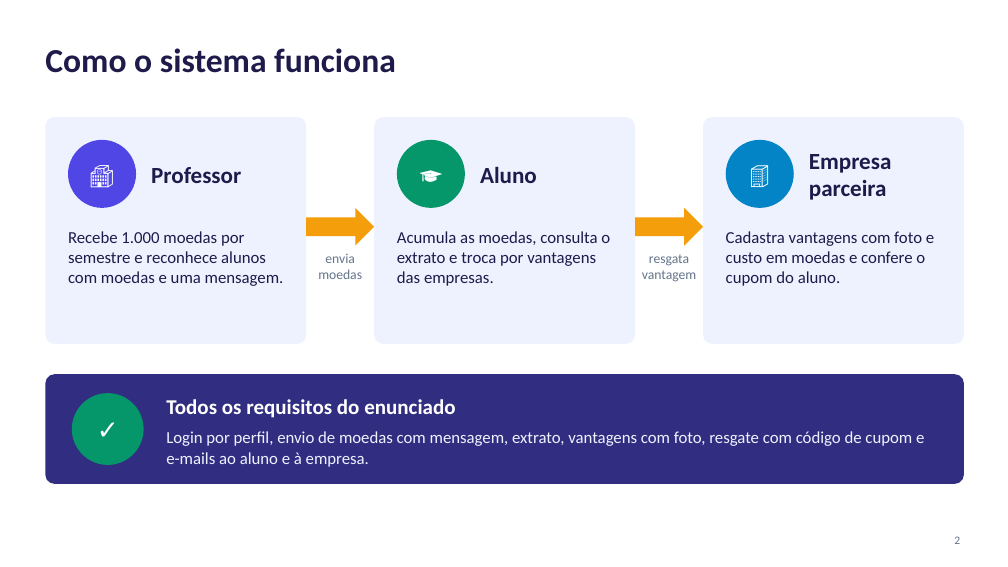
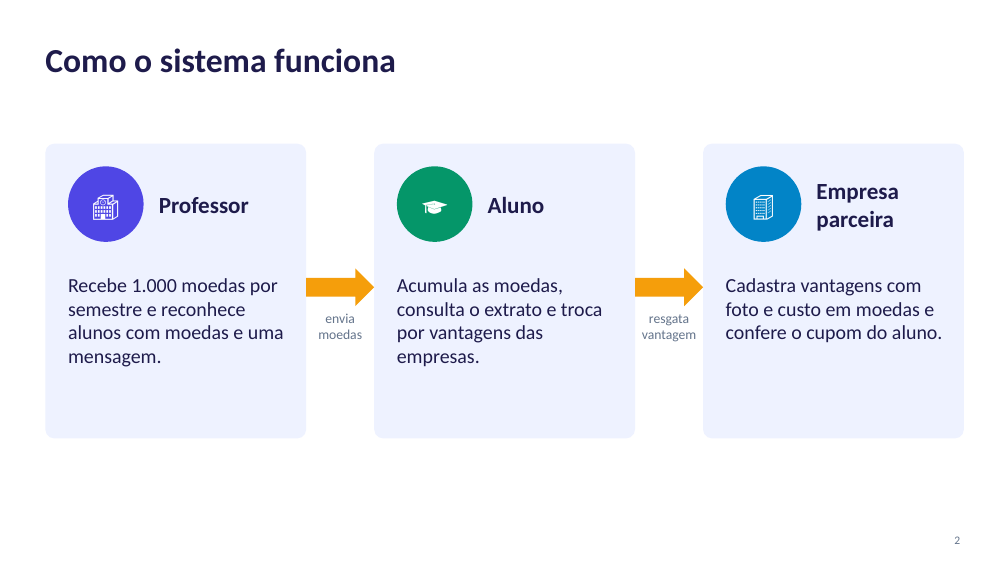
Before and after one commit to lucaslmchaves/sistema-moeda-estudantil, a slide deck: slide 2 of docs/apresentacao/Lab03S03-Apresentacao.pptx. Drawn at 1008x567 pixels with LibreOffice and Linux fonts; fonts in the diff are those of the drawing. Boxes give left, top, right and bottom in pixels: in the first picture for what was removed or moved away, otherwise in the second. Text is boxed around its words. In the diff, an @@ line names an element or a change of style, - is before the commit and + after.

```diff
--- a/docs/apresentacao/Lab03S03-Apresentacao.pptx
+++ b/docs/apresentacao/Lab03S03-Apresentacao.pptx
@@ rounded rectangle: place and size @@
-rounded rectangle at [45,117,306,344]
+rounded rectangle at [45,144,306,439]
@@ rounded rectangle: place and size @@
-rounded rectangle at [374,117,635,344]
+rounded rectangle at [374,144,635,439]
@@ proportions changed in 3 elements at [45,144,306,439], [374,144,635,439], [703,144,964,439] @@
@@ rounded rectangle: place and size @@
-rounded rectangle at [703,117,964,344]
+rounded rectangle at [703,144,964,439]
@@ size 23 to 26 pt in 3 elements at [397,166,473,242], [726,166,802,242], [68,166,144,242] @@
@@ ellipse: place and size @@
-ellipse at [68,140,136,208]
+ellipse at [68,166,144,242]
@@ text "🏫": place and size @@
-text "🏫" at [68,140,136,208]
+text "🏫" at [68,166,144,242]
@@ text "Professor": place and size @@
-text "Professor" at [151,167,241,183]
+text "Professor" at [159,197,249,213]
@@ ellipse: place and size @@
-ellipse at [397,140,465,208]
+ellipse at [397,166,473,242]
@@ text "🎓": place and size @@
-text "🎓" at [397,140,465,208]
+text "🎓" at [397,166,473,242]
@@ text "Aluno": place and size @@
-text "Aluno" at [480,166,537,183]
+text "Aluno" at [488,196,545,213]
@@ ellipse: place and size @@
-ellipse at [726,140,794,208]
+ellipse at [726,166,802,242]
@@ text "🏢": place and size @@
-text "🏢" at [726,140,794,208]
+text "🏢" at [726,166,802,242]
@@ text "Empresa parceira": place and size @@
-text "Empresa parceira" at [809,154,892,200]
+text "Empresa parceira" at [816,184,899,231]
@@ 2 texts, 2 right arrows: place and size @@
-2 texts, 2 right arrows at [306,208,703,282]
+2 texts, 2 right arrows at [306,268,703,342]
@@ text "Recebe 1.000 moedas por semestre ...": place and size @@
-text "Recebe 1.000 moedas por semestre ..." at [68,231,284,286]
+text "Recebe 1.000 moedas por semestre ..." at [68,278,284,367]
@@ text "Acumula as moedas, consulta o ...": place and size @@
-text "Acumula as moedas, consulta o ..." at [397,231,610,286]
+text "Acumula as moedas, consulta o ..." at [397,278,603,367]
@@ size 16 to 19 pt in 3 elements at [68,278,284,367], [397,278,603,367], [726,278,942,343] @@
@@ text "Cadastra vantagens com foto e ...": place and size @@
-text "Cadastra vantagens com foto e ..." at [726,231,934,286]
+text "Cadastra vantagens com foto e ..." at [726,278,942,343]
@@ rounded rectangle removed at [45,374,964,484] @@
@@ ellipse removed at [72,393,144,465] @@
@@ text removed at [72,393,144,465] @@
-✓
@@ text removed at [166,399,455,418] @@
-Todos os requisitos do enunciado
@@ text removed at [166,431,924,467] @@
-Login por perfil, envio de moedas com mensagem, extrato, vantagens com foto, resgate com código de cupom e e-mails ao aluno e à empresa.
```
Also in this commit, not shown: 2 other slides changed, 9 slides added, 6 slides removed, 1 other file.
